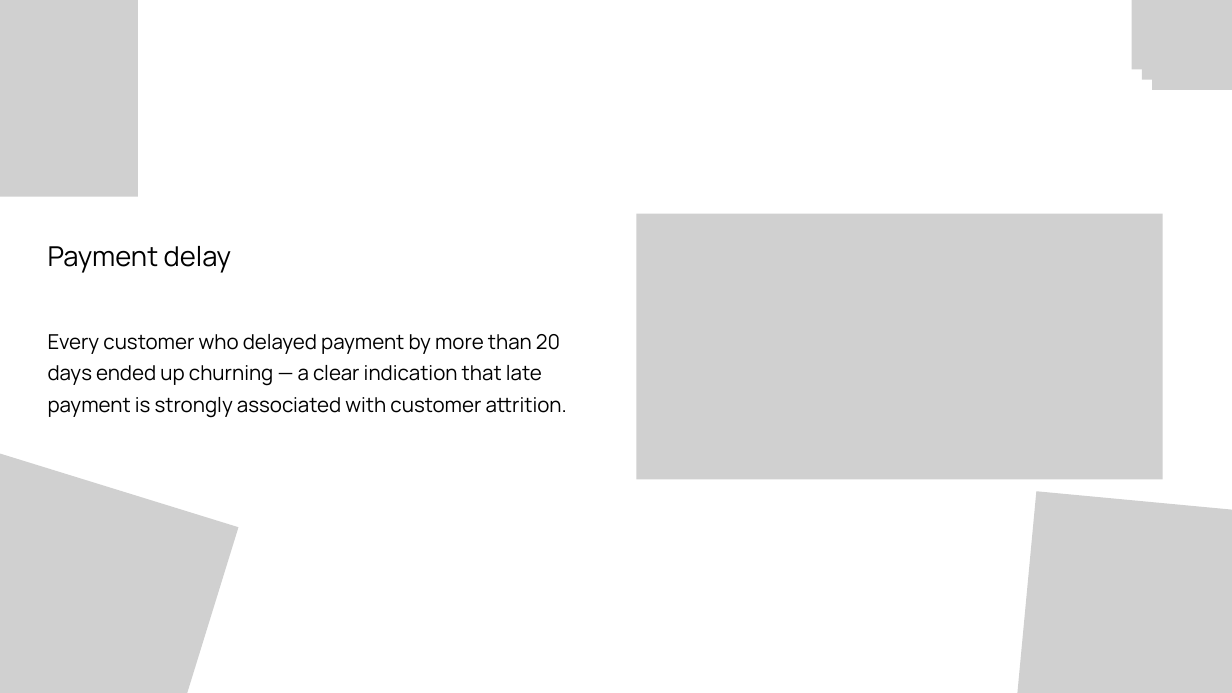
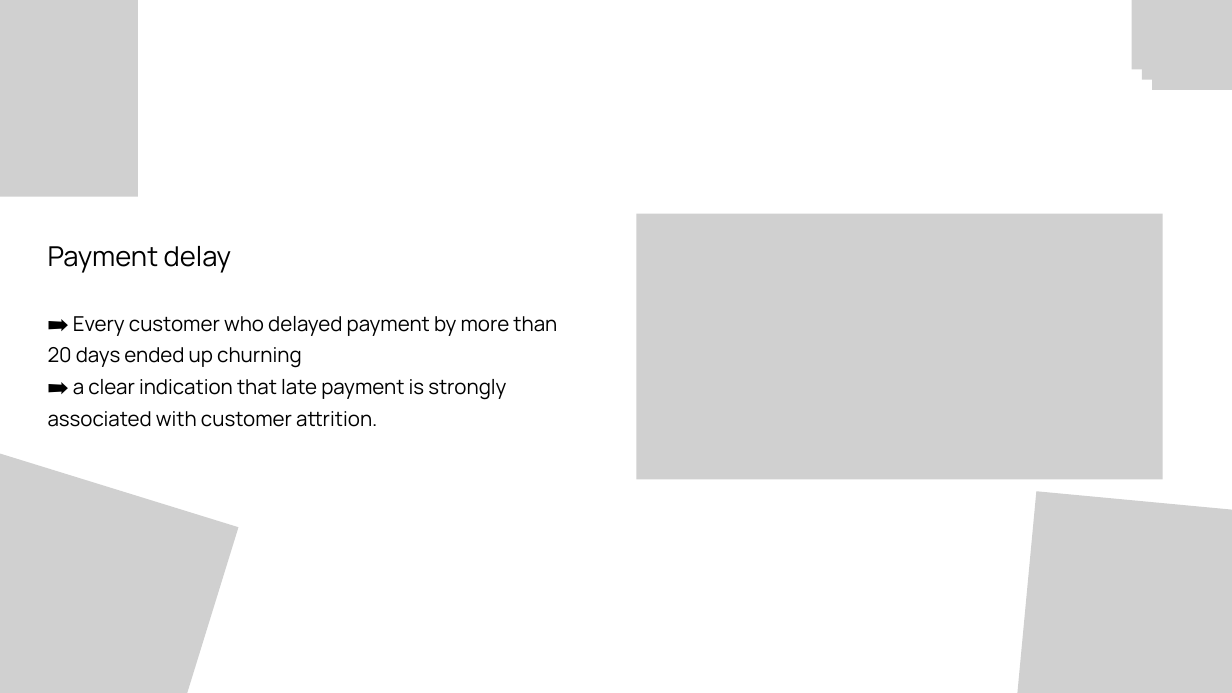
Before and after one commit to EngiEid/Customer_Churn_Dataset_Analysis, a slide deck: slide 13 of StayZen Customer Churn Presentation.pptx (slide 14 before the commit). Drawn at 1232x693 pixels with LibreOffice and Linux fonts; fonts in the diff are those of the drawing; grey boxes stand for pictures. Boxes give left, top, right and bottom in pixels: in the first picture for what was removed or moved away, otherwise in the second. Text is boxed around its words. In the diff, an @@ line names an element or a change of style, - is before the commit and + after.

```diff
--- a/StayZen Customer Churn Presentation.pptx
+++ b/StayZen Customer Churn Presentation.pptx
@@ text at (x1=48, y1=316, x2=557, y2=427): text changed @@
-Every customer who delayed payment by more than 20 days ended up churning — a clear indication that late payment is strongly associated with customer attrition.
+➡ Every customer who delayed payment by more than 20 days ended up churning
+➡ a clear indication that late payment is strongly associated with customer attrition.
```
Also in this commit, not shown: 8 other slides changed, 7 slides added, 4 slides removed, 2 other files.
